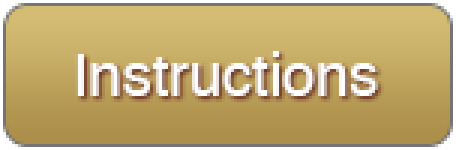
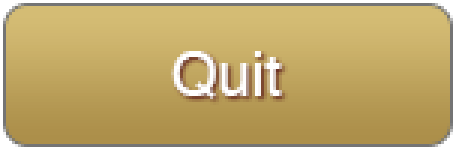
Layered file, before and after one edit (456 × 150). Changes by layer:
renamed "Instructions" to "Quit", painted on it over 75, 51, 378, 99
